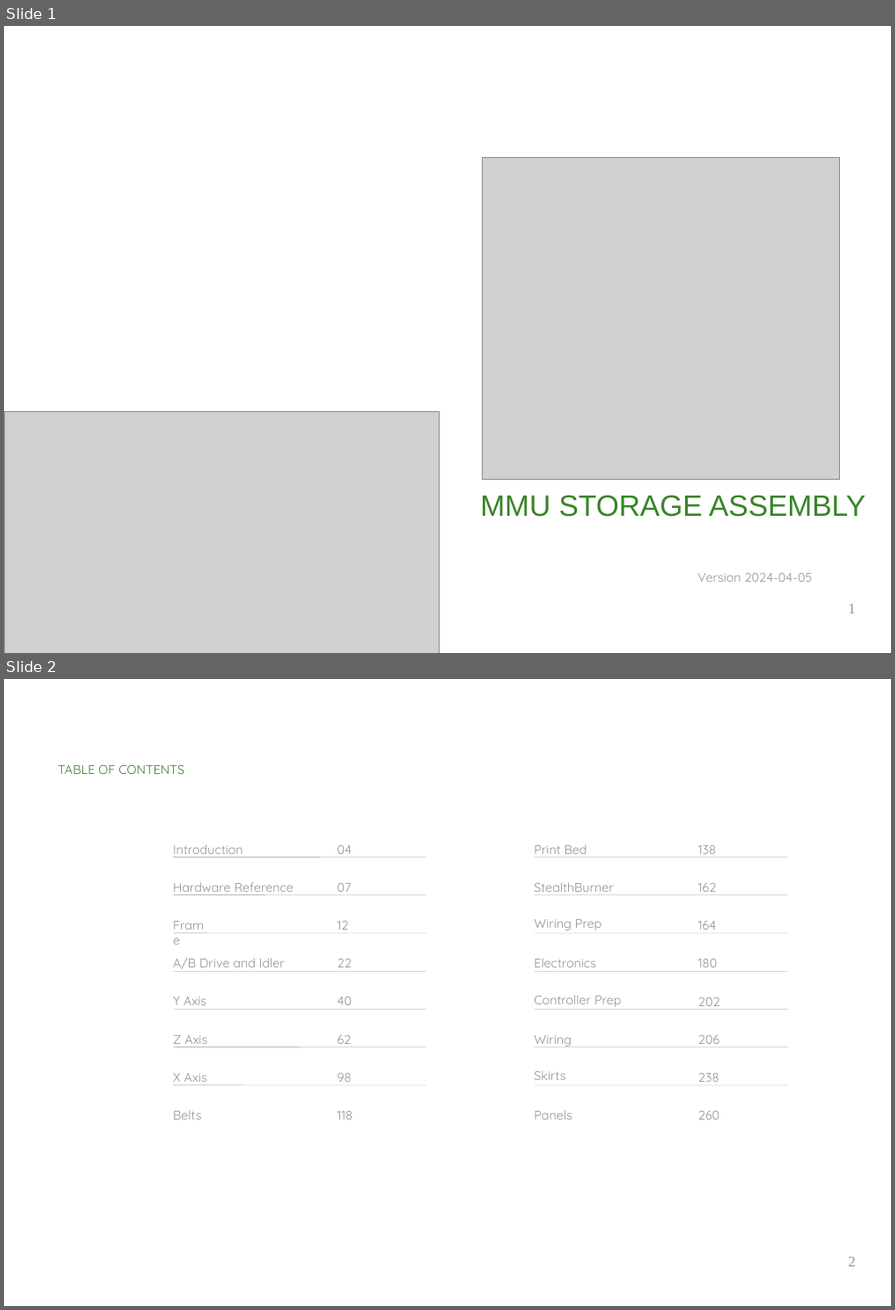
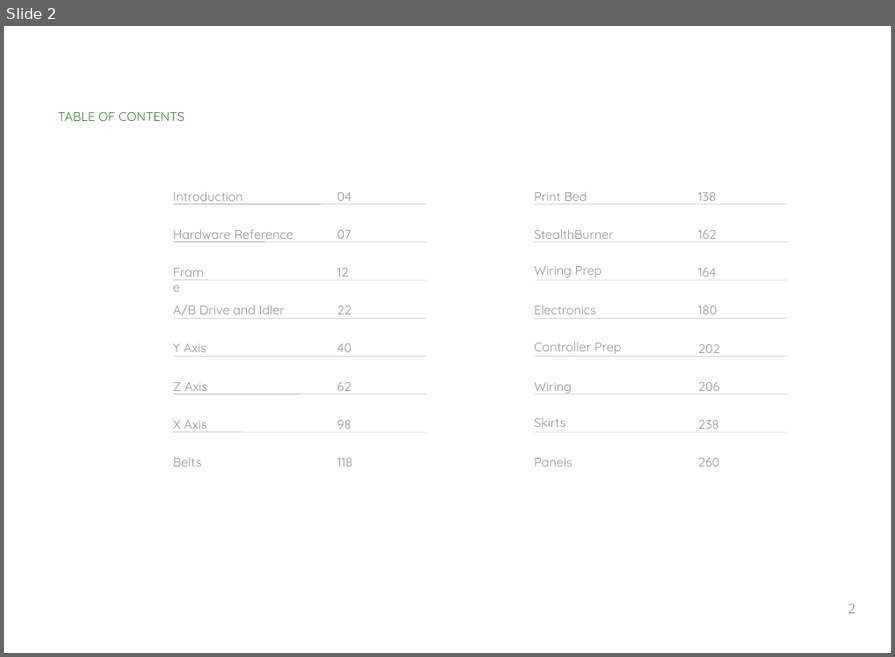
Before and after one commit to Zergie/YAMMU, a slide deck: Manual/Assembly.odp. Shown one above the other, each under a label of ours: slides 1 and 2 before the commit, slide 2 after it. The pictures are 895x1310 and 895x657 pixels, drawn with LibreOffice and Linux fonts; fonts in the diff are those of the drawing; grey boxes stand for pictures. Boxes give left, top, right and bottom in pixels: in the first picture for what was removed or moved away, otherwise in the second. Text is boxed around its words. In the diff, an @@ line names an element or a change of style, - is before the commit and + after.

Commit message:
Updated Assembly instructions in both ODP and PDF formats in the Manual directory.

```diff
--- a/Manual/Assembly.odp
+++ b/Manual/Assembly.odp
@@ slide 1 removed at <box>4,26,891,653</box>, background #FFFFFF @@
@@ picture removed at <box>482,157,840,480</box> @@
@@ picture removed at <box>4,411,439,653</box> @@
@@ text removed at <box>480,495,866,517</box> @@
-MMU STORAGE ASSEMBLY
@@ text removed at <box>697,573,813,582</box> @@
-Version 2024-04-05
@@ page number removed at <box>848,604,855,614</box> @@
-1
```
Also in this commit, not shown: 5 slides changed, 7 slides added, 3 other slides removed, 1 other file.
